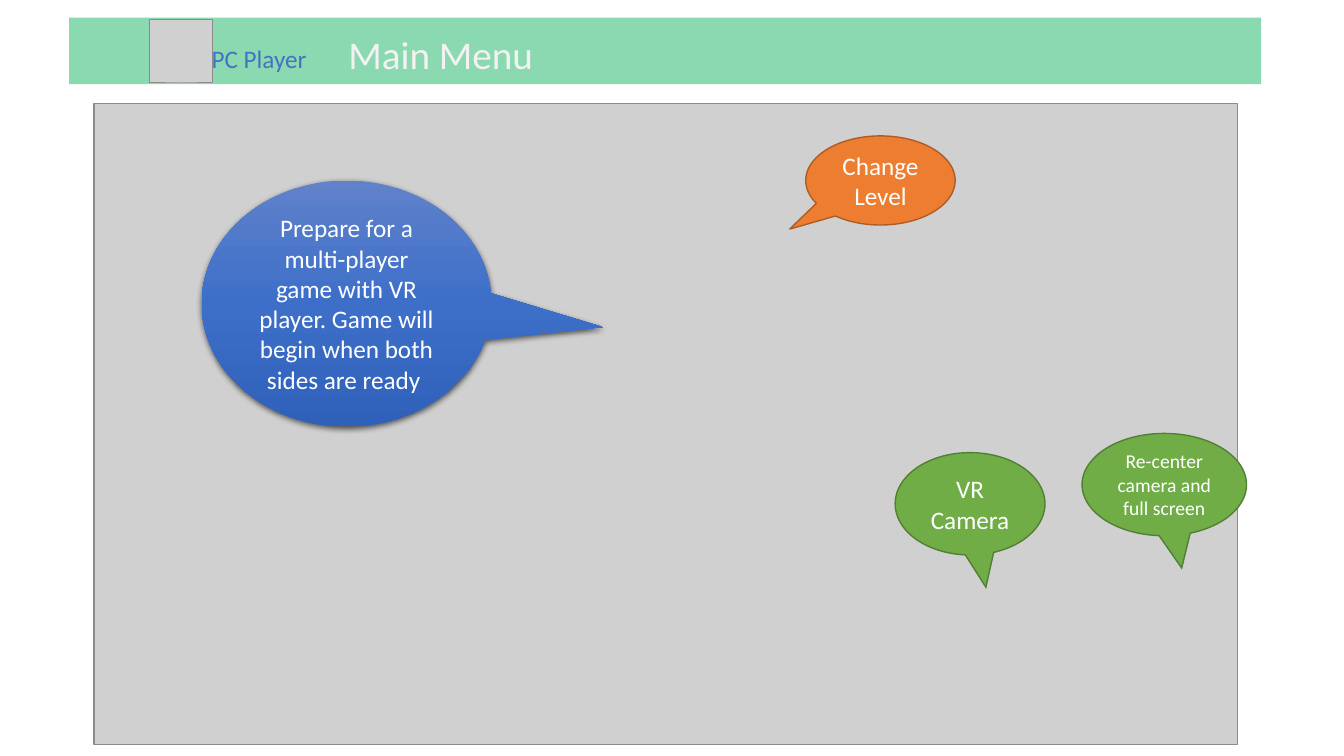
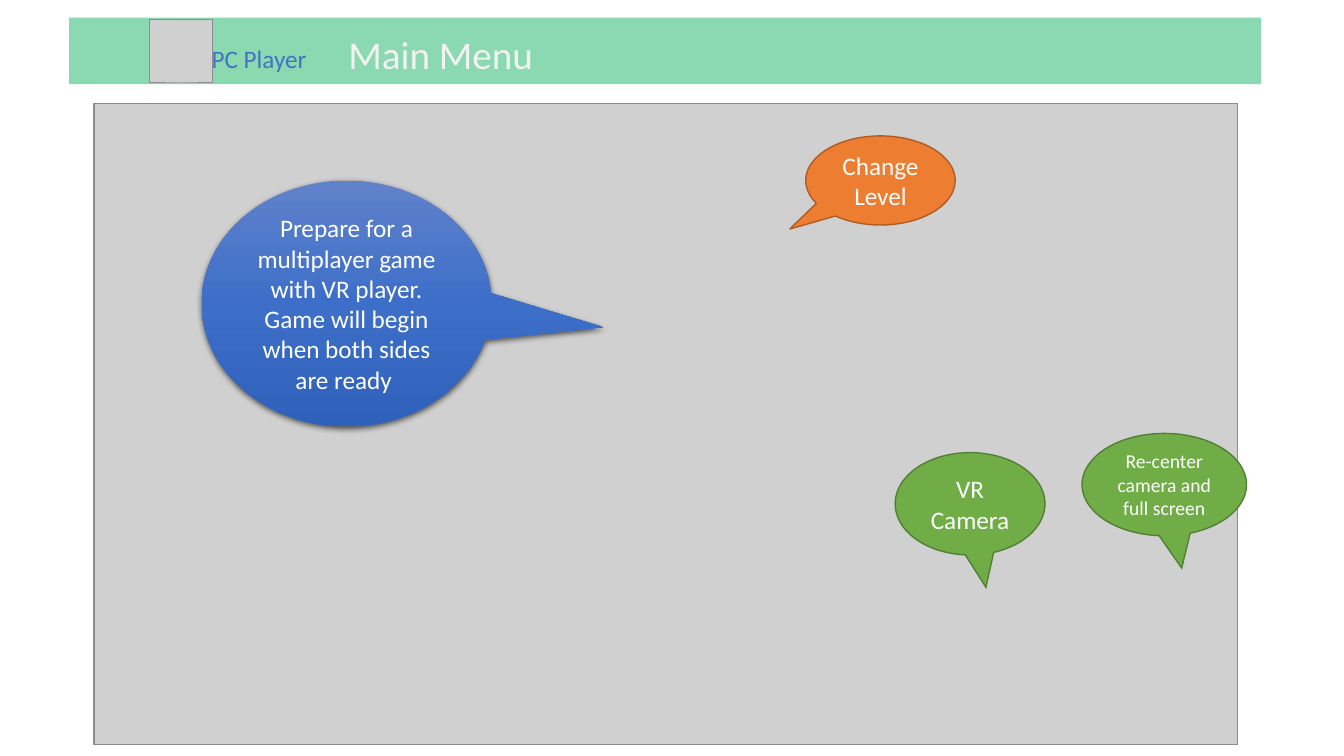
Before and after one commit to dyzsunson/BunnyBall_VR, a slide deck: slide 5 of Document/Rabbit_Tutorial.pptx. Drawn at 1344x756 pixels with LibreOffice and Linux fonts; fonts in the diff are those of the drawing; grey boxes stand for pictures; background and template pictures are left out. Boxes give left, top, right and bottom in pixels: in the first picture for what was removed or moved away, otherwise in the second. Text is boxed around its words. In the diff, an @@ line names an element or a change of style, - is before the commit and + after.

```diff
--- a/Document/Rabbit_Tutorial.pptx
+++ b/Document/Rabbit_Tutorial.pptx
@@ text in speech bubble at (258,219,435,393): text changed @@
-Prepare for a multi-player game with VR player. Game will begin when both sides are ready
+Prepare for a multiplayer game with VR player. Game will begin when both sides are ready
```
Also in this commit, not shown: 4 other slides changed, 18 other files.
